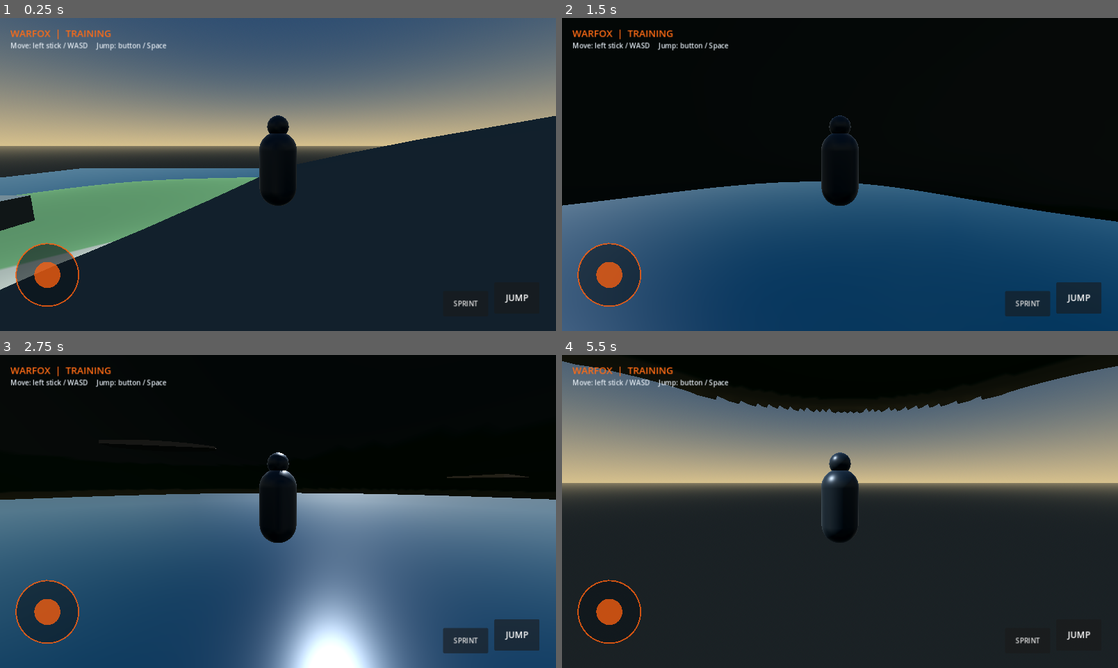
Above: before the commit, frames 1-4 (two rows, left to right).
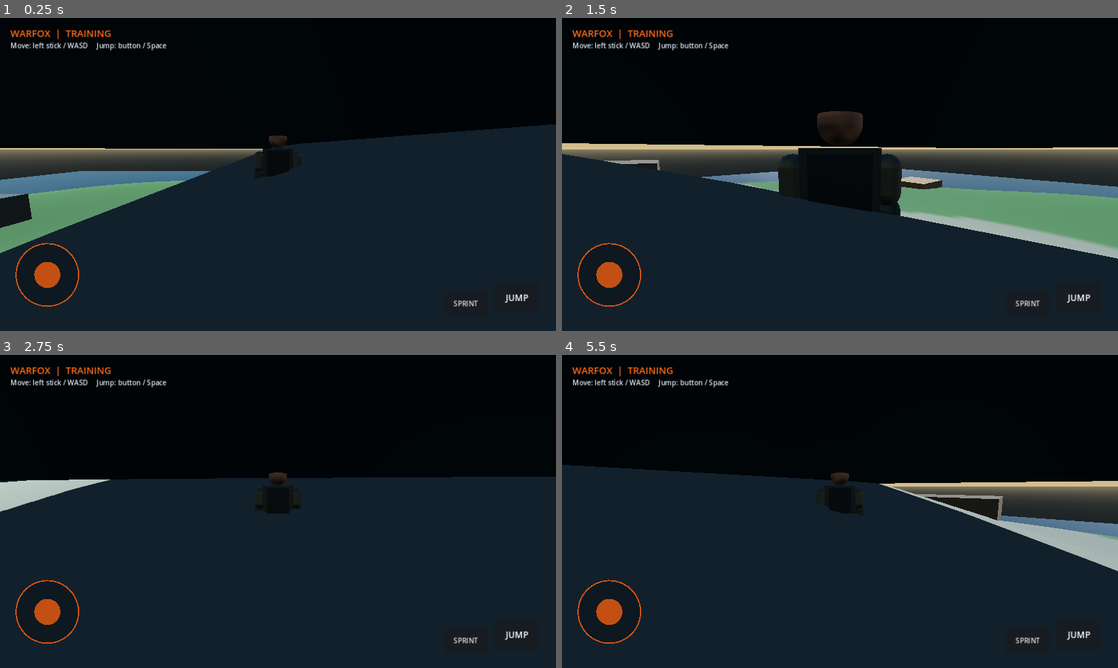
Above: after the commit, the same moments.

Repository: hicham07dzz-cyber/WARFOX
Game: Godot game, scene res://scenes/main.tscn
Same seed, same stepped clock (60 frames per second), same inputs: the game is played once before the commit and once after it.
Inputs (mouse positions are in pixels of both pictures, inside the frame that each line leads up to):
- Up to frame 1 (0.25 s): no input
- Up to frame 2 (1.5 s): move the mouse to (962, 158) at 0.52 s; hold D (move_right) 0.53-1.25 s; hold Shift (sprint) 0.53-1.25 s; click (962, 158) at 0.67 s; tap Space (jump) at 0.77, 0.8, 1.07 s; drag from (728, 190) to (812, 237) at 1.27 s
- Up to frame 3 (2.75 s): move the mouse to (333, 442) at 2.02 s; hold D (move_right) from 2.03 s (still down); hold Shift (sprint) from 2.03 s (still down); tap Space (jump) at 2.3 s
- Up to frame 4 (5.5 s): release D (move_right) at 2.75 s; release Shift (sprint) at 2.75 s; drag from (812, 574) to (673, 464) at 2.77 s; move the mouse to (1006, 558) at 3.52 s; hold A (move_left) 3.53-4.25 s; tap Space (jump) at 3.6, 3.77, 4.07, 5.3 s; drag from (673, 464) to (756, 433) at 4.27 s; move the mouse to (867, 511) at 5.02 s; hold S (move_back) from 5.03 s (still down); hold Shift (sprint) from 5.03 s (still down); click (867, 511) at 5.17 s

The runs differ from the first frame. In frame 1, 46% of the frame differs, in the area x 0-100%, y 0-87%; in frame 2, 55%; in frame 3, 59%, in the area x 0-100%, y 29-100%; in frame 4, 35%.

Commit message:
WARFOX: add tactical soldier model and collision-safe third-person controller

Diff:
--- a/scripts/player_controller.gd
+++ b/scripts/player_controller.gd
@@ -1,92 +1,158 @@
 extends CharacterBody3D
 class_name WarfoxPlayer
 
-const WALK_SPEED := 7.0
-const SPRINT_SPEED := 11.0
-const JUMP_VELOCITY := 6.5
-const GRAVITY := 20.0
+const WALK_SPEED := 6.5
+const SPRINT_SPEED := 9.5
+const CROUCH_SPEED := 3.2
+const JUMP_VELOCITY := 6.2
+const GRAVITY := 22.0
+const ACCELERATION := 24.0
+const DECELERATION := 30.0
 
 var move_input := Vector2.ZERO
 var sprinting := false
+var crouching := false
 var jump_requested := false
 var camera_pivot: Node3D
+var collision_capsule: CollisionShape3D
+var visual_root: Node3D
+var standing_height := 1.85
+var crouched_height := 1.15
 
 func _ready() -> void:
+	floor_snap_length = 0.25
+	floor_max_angle = deg_to_rad(48.0)
+	_build_collision()
 	_build_visual()
 	_build_camera()
 
+func _build_collision() -> void:
+	collision_capsule = CollisionShape3D.new()
+	collision_capsule.name = "PlayerCapsule"
+	var capsule := CapsuleShape3D.new()
+	capsule.radius = 0.36
+	capsule.height = standing_height
+	collision_capsule.shape = capsule
+	collision_capsule.position.y = standing_height * 0.5
+	add_child(collision_capsule)
+
+func _material(color: Color, metal: float = 0.0, rough: float = 0.72) -> StandardMaterial3D:
+	var mat := StandardMaterial3D.new()
+	mat.albedo_color = color
+	mat.metallic = metal
+	mat.roughness = rough
+	return mat
+
+func _add_box(parent: Node3D, label: String, size: Vector3, pos: Vector3, mat: Material) -> MeshInstance3D:
+	var part := MeshInstance3D.new()
+	part.name = label
+	var mesh := BoxMesh.new()
+	mesh.size = size
+	part.mesh = mesh
+	part.position = pos
+	part.material_override = mat
+	parent.add_child(part)
+	return part
+
+func _add_capsule(parent: Node3D, label: String, radius: float, height: float, pos: Vector3, mat: Material) -> MeshInstance3D:
+	var part := MeshInstance3D.new()
+	part.name = label
+	var mesh := CapsuleMesh.new()
+	mesh.radius = radius
+	mesh.height = height
+	part.mesh = mesh
+	part.position = pos
+	part.material_override = mat
+	parent.add_child(part)
+	return part
+
 func _build_visual() -> void:
-	var body := MeshInstance3D.new()
-	var capsule := CapsuleMesh.new()
-	capsule.radius = 0.48
-	capsule.height = 1.9
-	body.mesh = capsule
-	body.position.y = 0.95
-	var body_mat := StandardMaterial3D.new()
-	body_mat.albedo_color = Color(0.12, 0.16, 0.19)
-	body_mat.metallic = 0.55
-	body_mat.roughness = 0.38
-	body.material_override = body_mat
-	add_child(body)
+	visual_root = Node3D.new()
+	visual_root.name = "TacticalSoldierModel"
+	add_child(visual_root)
 
-	var chest := MeshInstance3D.new()
-	var chest_mesh := BoxMesh.new()
-	chest_mesh.size = Vector3(0.72, 0.48, 0.42)
-	chest.mesh = chest_mesh
-	chest.position = Vector3(0, 1.18, -0.04)
-	var orange := StandardMaterial3D.new()
-	orange.albedo_color = Color(1.0, 0.28, 0.035)
-	orange.metallic = 0.25
-	chest.material_override = orange
-	add_child(chest)
+	var dark := _material(Color(0.075, 0.105, 0.12), 0.12)
+	var armor := _material(Color(0.16, 0.21, 0.20), 0.08)
+	var fabric := _material(Color(0.27, 0.29, 0.23))
+	var accent := _material(Color(0.88, 0.25, 0.055), 0.18, 0.42)
+	var skin := _material(Color(0.55, 0.38, 0.27))
 
-	var head := MeshInstance3D.new()
-	var head_mesh := SphereMesh.new()
-	head_mesh.radius = 0.27
-	head_mesh.height = 0.54
-	head.mesh = head_mesh
-	head.position.y = 2.02
-	head.material_override = body_mat
-	add_child(head)
+	_add_box(visual_root, "Torso_Armor", Vector3(0.68, 0.68, 0.36), Vector3(0, 1.22, 0), armor)
+	_add_box(visual_root, "Chest_Plate", Vector3(0.48, 0.30, 0.045), Vector3(0, 1.31, -0.205), dark)
+	_add_box(visual_root, "Chest_Insignia", Vector3(0.18, 0.055, 0.025), Vector3(0, 1.38, -0.234), accent)
+	_add_box(visual_root, "Belt", Vector3(0.66, 0.13, 0.37), Vector3(0, 0.84, 0), dark)
+
+	_add_capsule(visual_root, "Head", 0.205, 0.43, Vector3(0, 1.79, 0), skin)
+	_add_box(visual_root, "Helmet", Vector3(0.47, 0.16, 0.46), Vector3(0, 1.99, 0.015), dark)
+	_add_box(visual_root, "Helmet_Visor", Vector3(0.32, 0.055, 0.025), Vector3(0, 1.91, -0.222), accent)
+
+	for side in [-1.0, 1.0]:
+		_add_capsule(visual_root, "UpperArm", 0.13, 0.48, Vector3(side * 0.43, 1.27, 0), fabric)
+		_add_capsule(visual_root, "Forearm_Guard", 0.115, 0.38, Vector3(side * 0.45, 0.91, -0.015), armor)
+		_add_capsule(visual_root, "Thigh", 0.17, 0.52, Vector3(side * 0.19, 0.56, 0), fabric)
+		_add_capsule(visual_root, "Boot_Leg", 0.135, 0.43, Vector3(side * 0.19, 0.22, -0.035), dark)
+		_add_box(visual_root, "Boot", Vector3(0.27, 0.13, 0.40), Vector3(side * 0.19, 0.075, -0.09), dark)
+
+	_add_box(visual_root, "Backpack", Vector3(0.48, 0.55, 0.22), Vector3(0, 1.24, 0.27), dark)
+	_add_box(visual_root, "Shoulder_Patch", Vector3(0.16, 0.12, 0.08), Vector3(-0.43, 1.43, 0), accent)
 
 func _build_camera() -> void:
 	camera_pivot = Node3D.new()
+	camera_pivot.name = "CameraPivot"
 	camera_pivot.position = Vector3(0, 1.55, 0)
 	add_child(camera_pivot)
+
 	var spring := SpringArm3D.new()
-	spring.spring_length = 5.2
-	spring.position.z = 0.0
+	spring.name = "CameraCollisionArm"
+	spring.spring_length = 4.8
+	spring.margin = 0.18
 	camera_pivot.add_child(spring)
+
 	var camera := Camera3D.new()
-	camera.position = Vector3(0, 0.35, 0)
-	camera.rotation_degrees.x = -8.0
+	camera.name = "ThirdPersonCamera"
+	camera.position = Vector3(0, 0.25, 0)
+	camera.rotation_degrees.x = -7.0
 	camera.current = true
 	spring.add_child(camera)
 
-func set_mobile_input(direction: Vector2, sprint: bool, jump: bool) -> void:
+func set_mobile_input(direction: Vector2, sprint: bool, jump: bool, crouch: bool = false) -> void:
 	move_input = direction.limit_length(1.0)
 	sprinting = sprint
+	crouching = crouch
 	jump_requested = jump_requested or jump
 
+func _set_crouch_state() -> void:
+	var capsule := collision_capsule.shape as CapsuleShape3D
+	var target_height := crouched_height if crouching else standing_height
+	if absf(capsule.height - target_height) > 0.01:
+		capsule.height = move_toward(capsule.height, target_height, 0.12)
+		collision_capsule.position.y = capsule.height * 0.5
+		visual_root.scale.y = capsule.height / standing_height
+		visual_root.position.y = 0.0
+
 func _physics_process(delta: float) -> void:
+	_set_crouch_state()
 	var keyboard := Input.get_vector("move_left", "move_right", "move_forward", "move_back")
 	var input_dir := move_input if move_input.length() > 0.08 else keyboard
 	var forward := -global_transform.basis.z
 	var right := global_transform.basis.x
 	var direction := (right * input_dir.x + forward * -input_dir.y).normalized()
-	var speed := SPRINT_SPEED if sprinting or Input.is_action_pressed("sprint") else WALK_SPEED
+
+	var speed := CROUCH_SPEED if crouching else (SPRINT_SPEED if sprinting or Input.is_action_pressed("sprint") else WALK_SPEED)
+	var target_x := direction.x * speed
+	var target_z := direction.z * speed
+	var rate := ACCELERATION if direction.length() > 0.01 else DECELERATION
+	velocity.x = move_toward(velocity.x, target_x, rate * delta)
+	velocity.z = move_toward(velocity.z, target_z, rate * delta)
+
 	if direction.length() > 0.01:
-		velocity.x = direction.x * speed
-		velocity.z = direction.z * speed
 		var target_yaw := atan2(-direction.x, -direction.z)
-		rotation.y = lerp_angle(rotation.y, target_yaw, minf(delta * 10.0, 1.0))
-	else:
-		velocity.x = move_toward(velocity.x, 0.0, WALK_SPEED * 5.0 * delta)
-		velocity.z = move_toward(velocity.z, 0.0, WALK_SPEED * 5.0 * delta)
+		rotation.y = lerp_angle(rotation.y, target_yaw, minf(delta * 9.0, 1.0))
 
 	if not is_on_floor():
 		velocity.y -= GRAVITY * delta
-	elif jump_requested or Input.is_action_just_pressed("jump"):
+	elif (jump_requested or Input.is_action_just_pressed("jump")) and not crouching:
 		velocity.y = JUMP_VELOCITY
+
 	jump_requested = false
 	move_and_slide()
